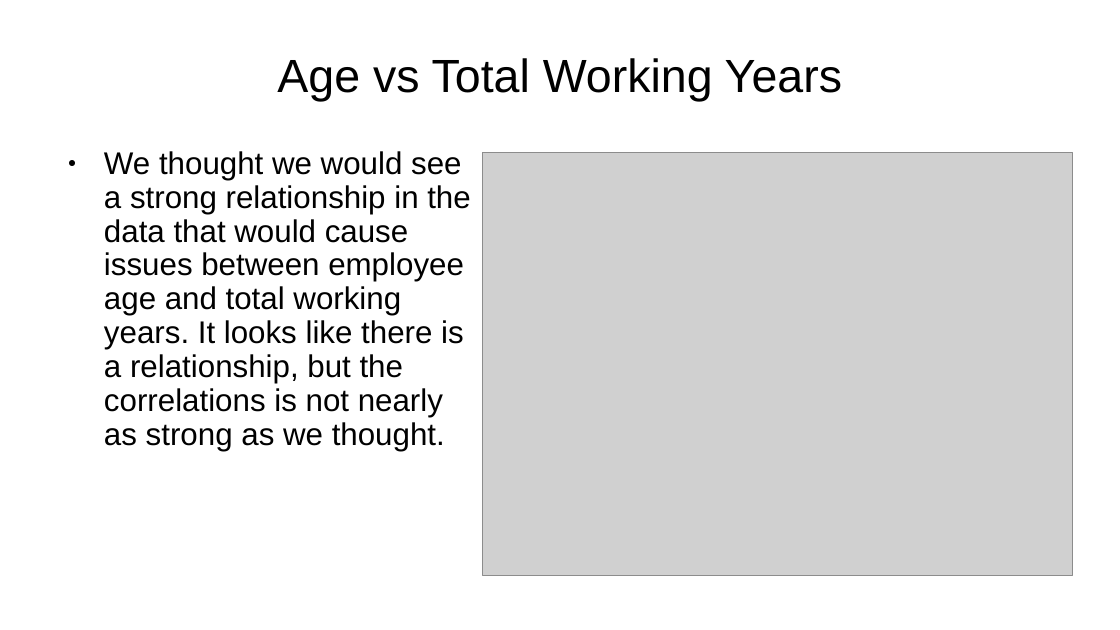
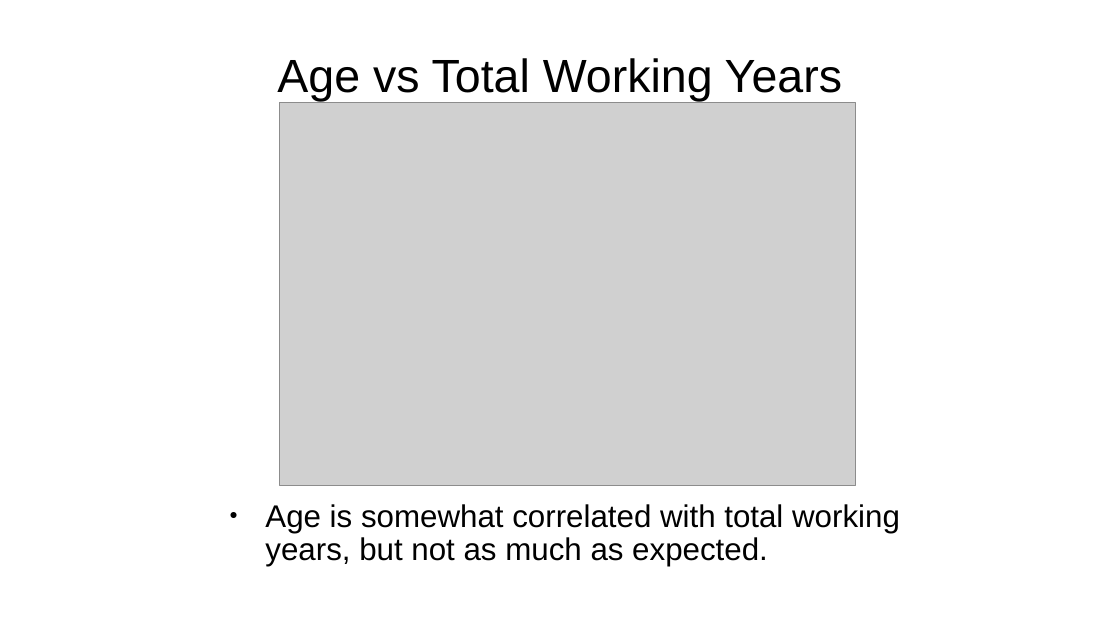
Before and after one commit to sbowler/project-one, a slide deck: slide 10 of presentations/project2_presentation.pptx. Drawn at 1120x630 pixels with LibreOffice and Linux fonts; fonts in the diff are those of the drawing; grey boxes stand for pictures; background and template pictures are left out. Boxes give left, top, right and bottom in pixels: in the first picture for what was removed or moved away, otherwise in the second. Text is boxed around its words. In the diff, an @@ line names an element or a change of style, - is before the commit and + after.

```diff
--- a/presentations/project2_presentation.pptx
+++ b/presentations/project2_presentation.pptx
@@ picture: place and size @@
-picture at box(483, 152, 1073, 575)
+picture at box(279, 103, 856, 486)
@@ text at box(265, 504, 900, 567): text changed @@
-● We thought we would see a strong relationship in the data that would cause issues between employee age and total working years. It looks like there is a relationship, but the correlations is not nearly as strong as we thought.
+● Age is somewhat correlated with total working years, but not as much as expected.
```
Also in this commit, not shown: 14 other slides changed, 1 slide added, 2 slides removed.
